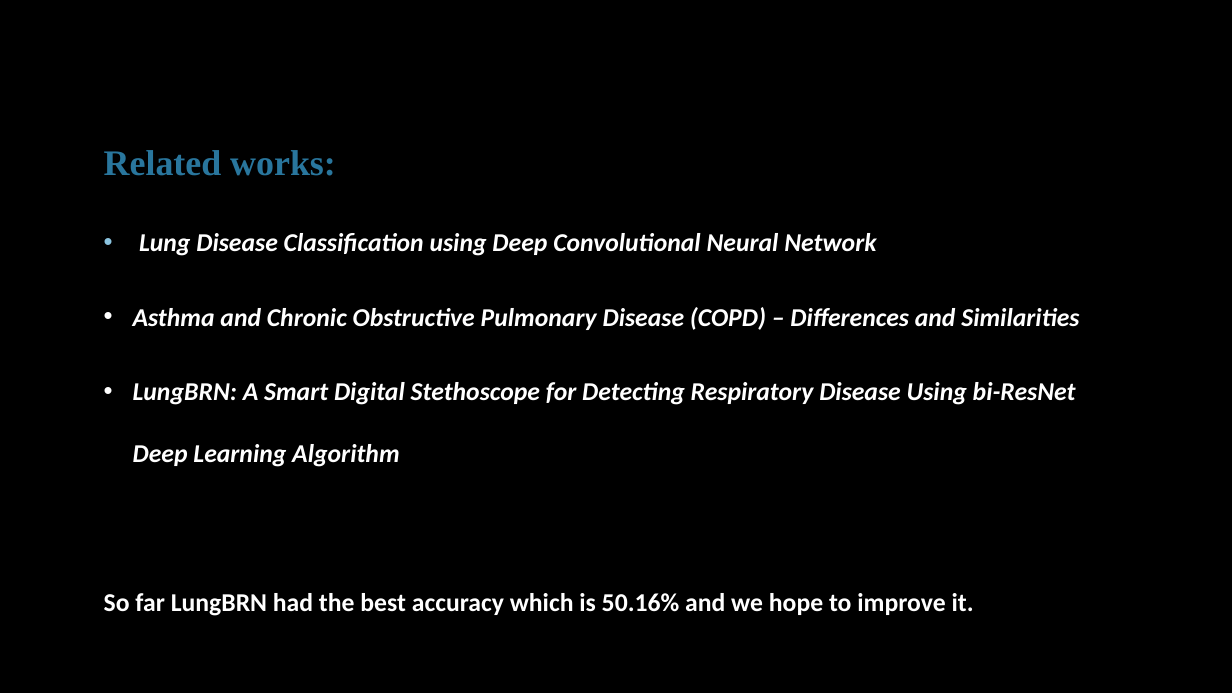
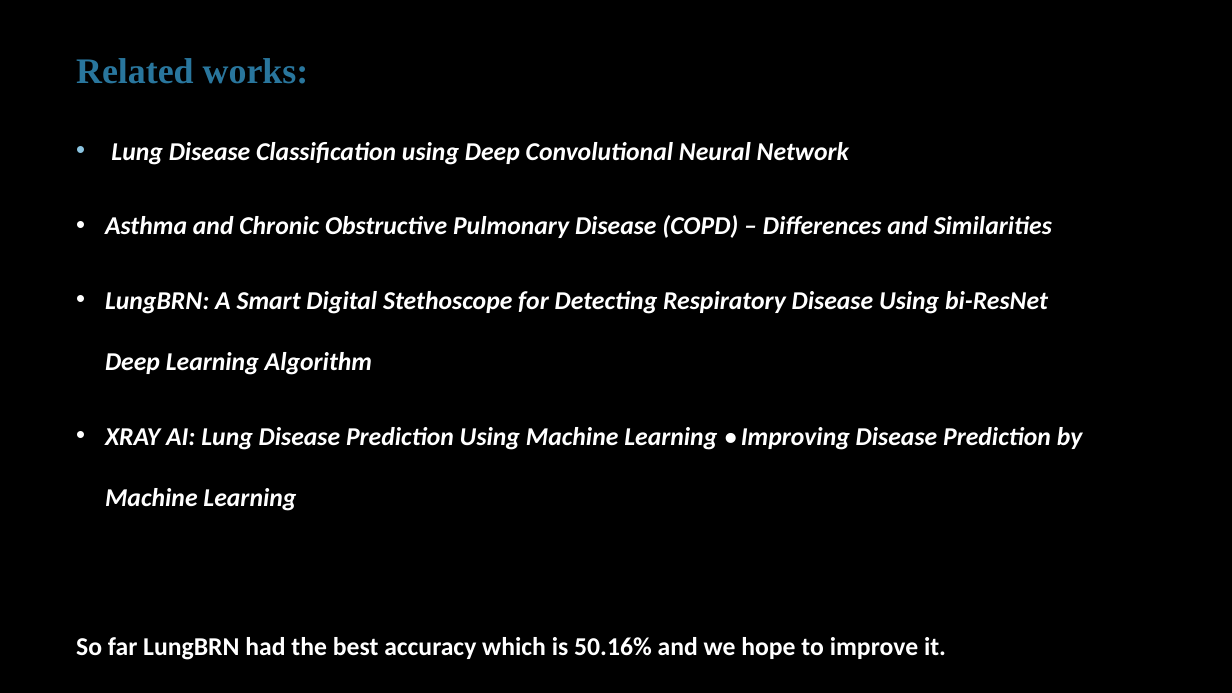
Before and after one commit to mirafrinayon/CSE499-Research_Paper-ML, a slide deck: slide 3 of Documentation/499A/Final Project Presentation.pptx. Drawn at 1232x693 pixels with LibreOffice and Linux fonts; fonts in the diff are those of the drawing. Boxes give left, top, right and bottom in pixels: in the first picture for what was removed or moved away, otherwise in the second. Text is boxed around its words. In the diff, an @@ line names an element or a change of style, - is before the commit and + after.

Commit message:
Updated ppt file

```diff
--- a/Documentation/499A/Final Project Presentation.pptx
+++ b/Documentation/499A/Final Project Presentation.pptx
@@ text "Related works:": place and size @@
-text "Related works:" at box(104, 150, 1079, 616)
+text "Related works:" at box(76, 58, 1083, 660)
@@ text at box(105, 427, 1083, 511): paragraph added @@
+• XRAY AI: Lung Disease Prediction Using Machine Learning ⦁ Improving Disease Prediction by Machine Learning
```
